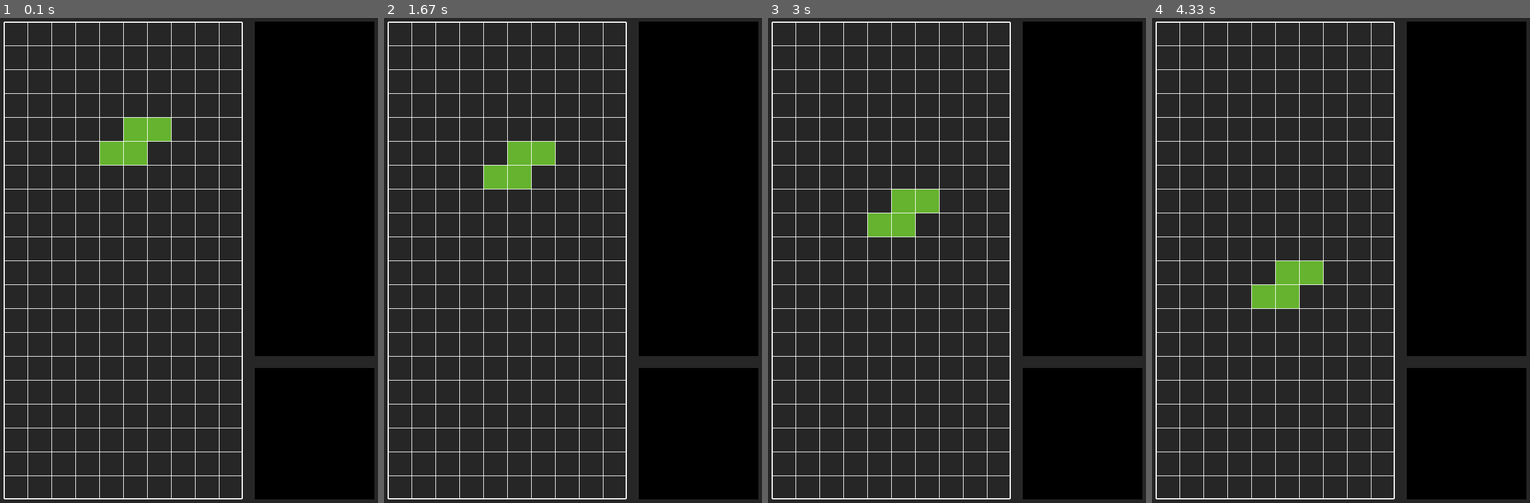
Above: before the commit, frames 1-4 (left to right).
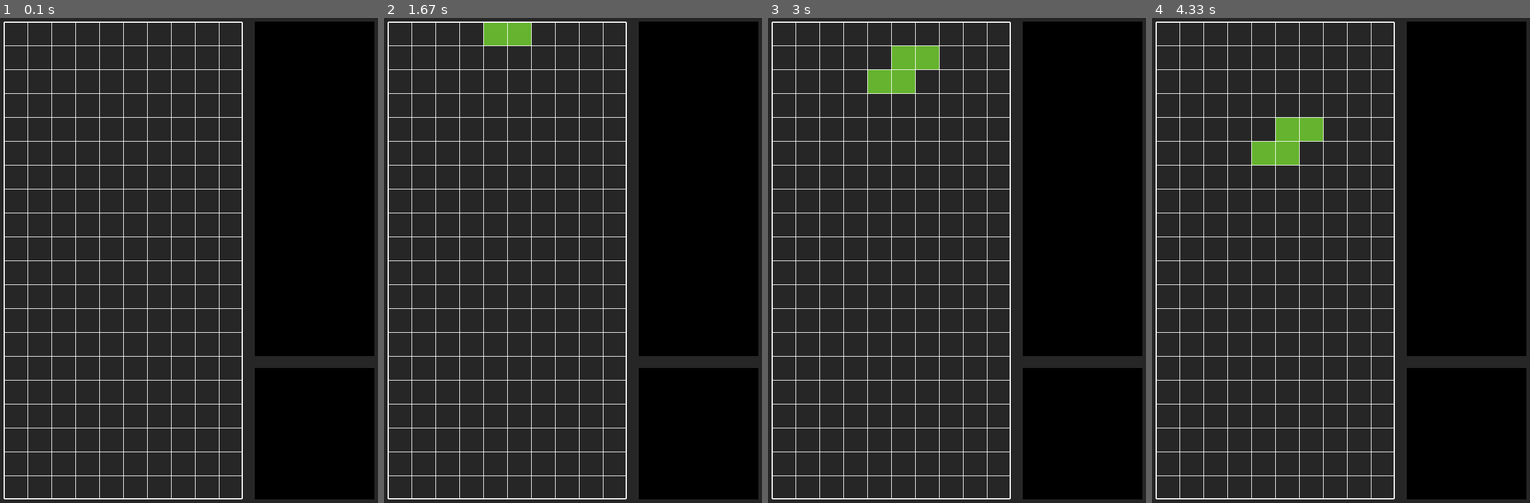
Above: after the commit, the same moments.

Repository: Whitebear0920/tetris_pygame
Game: pygame game, started from main.py
Two runs of this game, one before a commit and one after it. Both use one fixed random seed, a clock stepped at 60 frames per second and the inputs below.
Inputs:
- Up to frame 1 (0.1 s): no input
- Up to frame 2 (1.67 s): no input
- Up to frame 3 (3 s): no input
- Up to frame 4 (4.33 s): no input

The runs differ from the first frame. In frame 1, 1.2% of the frame differs, in the area x 26-46%, y 20-31%; in frame 2, 1.8%; in frame 3, 2.4%, in the area x 26-46%, y 5-46%; in frame 4, 2.4%.

Commit message:
#5 all completed

Diff:
--- a/game.py
+++ b/game.py
@@ -79,12 +79,10 @@
 
         #position
         self.pos = pygame.Vector2(pos) + Block_Offset
-        x = self.pos.x * Cell_Size
-        y = self.pos.y * Cell_Size
-        self.rect = self.image.get_rect(topleft = (x, y))
+        # x = self.pos.x * Cell_Size
+        # y = self.pos.y * Cell_Size
+        self.rect = self.image.get_rect(topleft = self.pos * Cell_Size)
 
     def update(self):
-
-        x = self.pos.x * Cell_Size
-        y = self.pos.y * Cell_Size
-        self.rect = self.image.get_rect(topleft = (x, y))
+        # self.rect = self.image.get_rect(topleft = self.pos * Cell_Size)
+        self.rect.topleft = self.pos * Cell_Size # 兩句話是一樣的意思
--- a/setting.py
+++ b/setting.py
@@ -24,7 +24,7 @@
 Update_Start_Speed = 600 #程式每次更新間隔(ms)
 Move_Wait_Time = 200
 Rotate_Wait_Time = 200
-Block_Offset = pygame.Vector2(Columns // 2, 5)
+Block_Offset = pygame.Vector2(Columns // 2, -1)
 
 #Colors
 Yellow = "#f1e60d"
